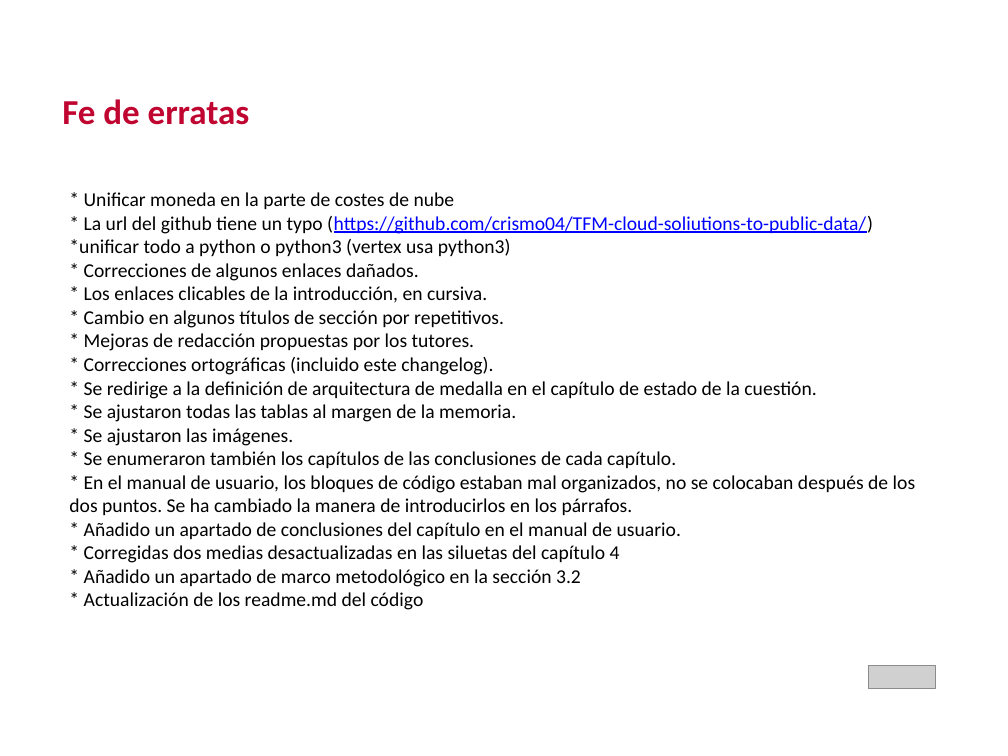
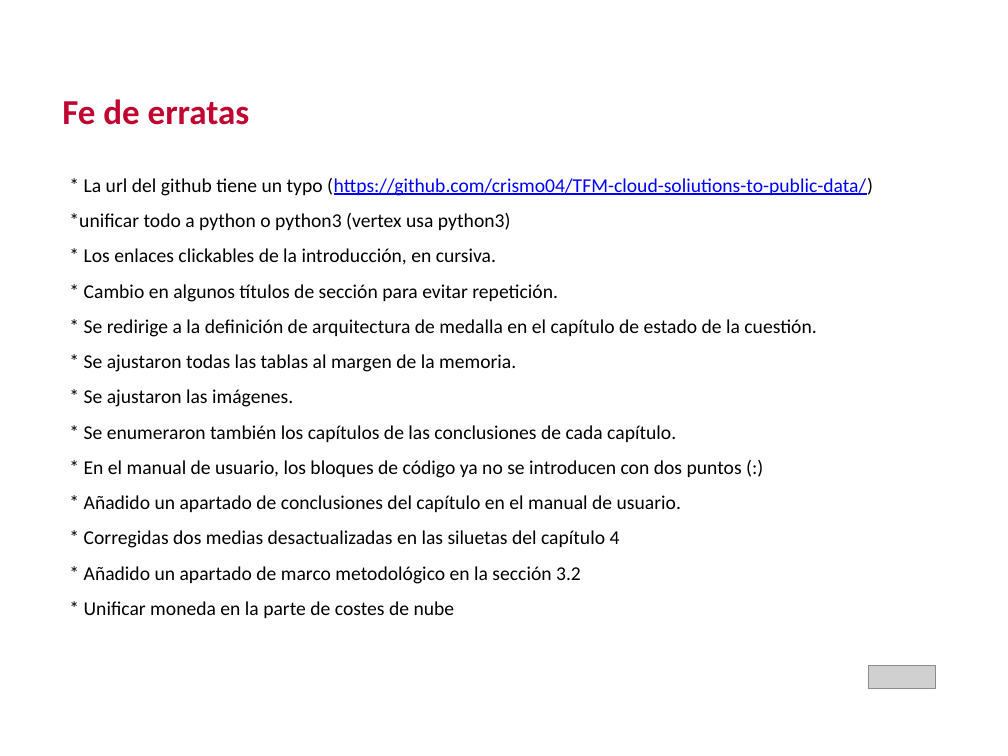
Before and after one commit to crismo04/TFM-cloud-soliutions-to-public-data, a slide deck: slide 32 of master's thesis/TFM_MII_Cloud_AI_PublicData_MolinaCristian_2026.pptx. Drawn at 1008x756 pixels with LibreOffice and Linux fonts; fonts in the diff are those of the drawing; grey boxes stand for pictures; background and template pictures are left out. Boxes give left, top, right and bottom in pixels: in the first picture for what was removed or moved away, otherwise in the second. Text is boxed around its words. In the diff, an @@ line names an element or a change of style, - is before the commit and + after.

```diff
--- a/master's thesis/TFM_MII_Cloud_AI_PublicData_MolinaCristian_2026.pptx
+++ b/master's thesis/TFM_MII_Cloud_AI_PublicData_MolinaCristian_2026.pptx
@@ text at <box>69,178,873,584</box>: line spacing 1 to 1.5 @@
@@ text "* La url del github ...": place and size @@
-text "* La url del github ..." at <box>69,192,916,610</box>
+text "* La url del github ..." at <box>69,178,873,618</box>
@@ text at <box>84,192,455,209</box>: paragraph removed @@
-* Unificar moneda en la parte de costes de nube
@@ text at <box>84,248,558,302</box>: text changed @@
-* Correcciones de algunos enlaces dañados.
-* Los enlaces clicables de la introducción, en cursiva.
-* Cambio en algunos títulos de sección por repetitivos.
-* Mejoras de redacción propuestas por los tutores.
-* Correcciones ortográficas (incluido este changelog).
+* Los enlaces clickables de la introducción, en cursiva.
+* Cambio en algunos títulos de sección para evitar repetición.
@@ text at <box>84,460,742,478</box>: text changed @@
-* En el manual de usuario, los bloques de código estaban mal organizados, no se colocaban después de los dos puntos. Se ha cambiado la manera de introducirlos en los párrafos.
+* En el manual de usuario, los bloques de código ya no se introducen con dos puntos (:)
@@ text at <box>84,601,455,618</box>: text changed @@
-* Actualización de los readme.md del código
+* Unificar moneda en la parte de costes de nube
```
Also in this commit, not shown: 3 other slides changed, 1 other file.
